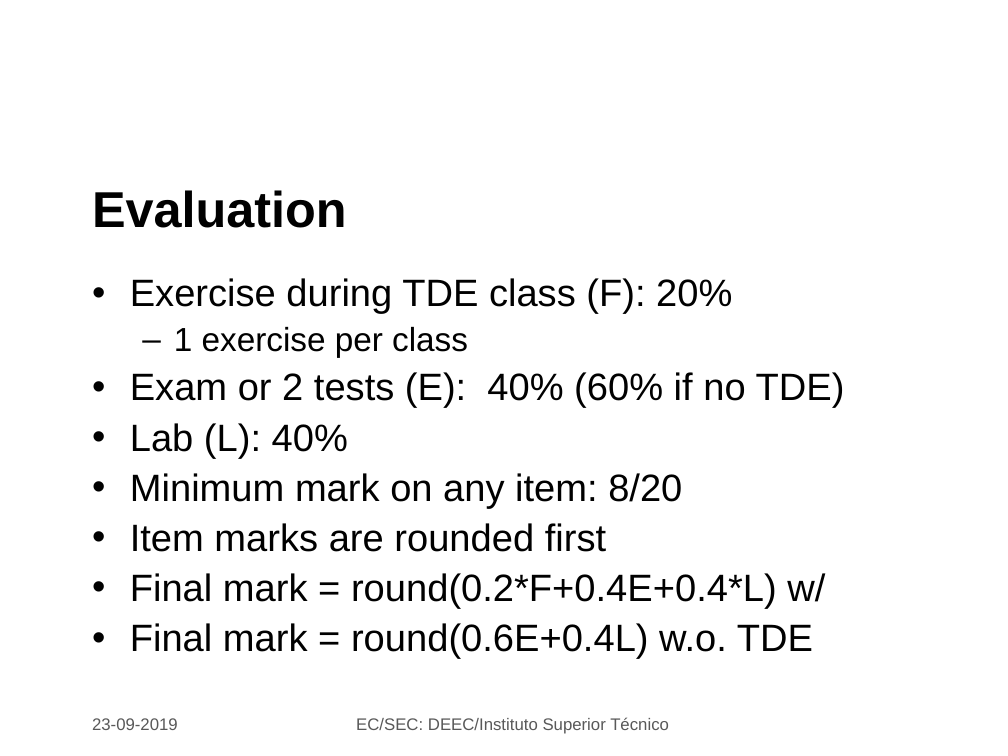
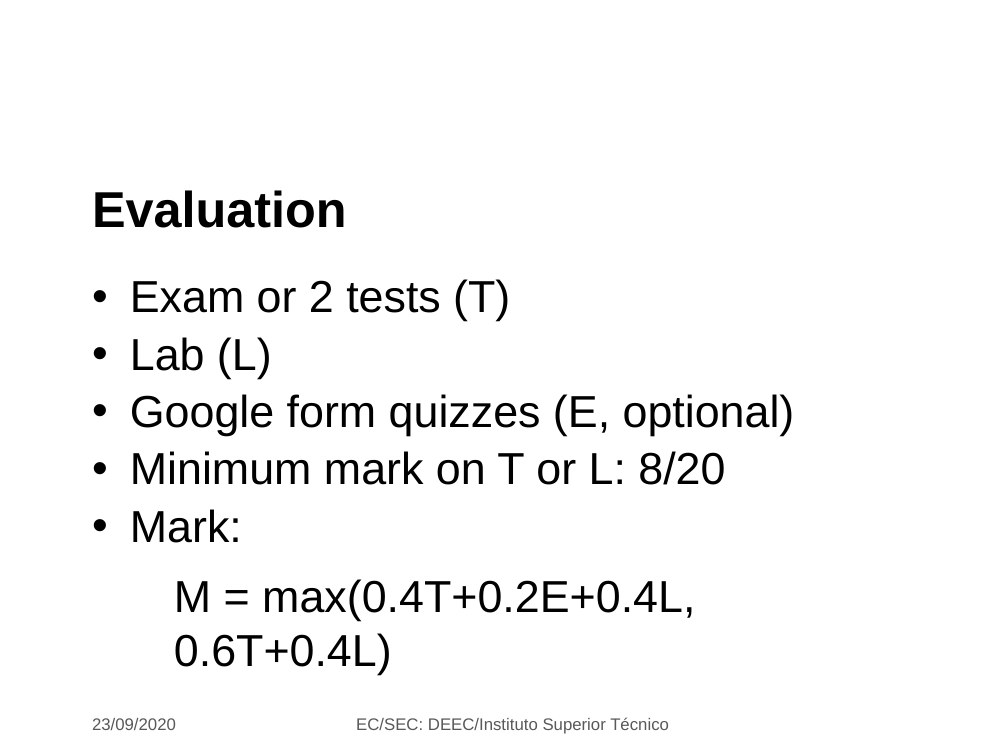
Before and after one commit to jjts/ist-sec, a slide deck: slide 8 of lectures/l1_intro/l1.odp (slide 5 before the commit). Drawn at 1008x756 pixels with LibreOffice and Linux fonts; fonts in the diff are those of the drawing; background and template pictures are left out. Boxes give left, top, right and bottom in pixels: in the first picture for what was removed or moved away, otherwise in the second. Text is boxed around its words. In the diff, an @@ line names an element or a change of style, - is before the commit and + after.

```diff
--- a/lectures/l1_intro/l1.odp
+++ b/lectures/l1_intro/l1.odp
@@ text at (130, 279, 795, 675): text changed; size 27.2 to 32 pt @@
-• Exercise during TDE class (F): 20%
-  – 1 exercise per class
-• Exam or 2 tests (E): 40% (60% if no TDE)
-• Lab (L): 40%
-• Minimum mark on any item: 8/20
-• Item marks are rounded first
-• Final mark = round(0.2*F+0.4E+0.4*L) w/
-• Final mark = round(0.6E+0.4L) w.o. TDE
+• Exam or 2 tests (T)
+• Lab (L)
+• Google form quizzes (E, optional)
+• Minimum mark on T or L: 8/20
+• Mark:
+  M = max(0.4T+0.2E+0.4L, 0.6T+0.4L)
@@ text at (92, 718, 176, 730): text changed @@
-23-09-2019
+23/09/2020
```
Also in this commit, not shown: 9 other slides changed, 10 slides added, 2 slides removed, 10 other files.
